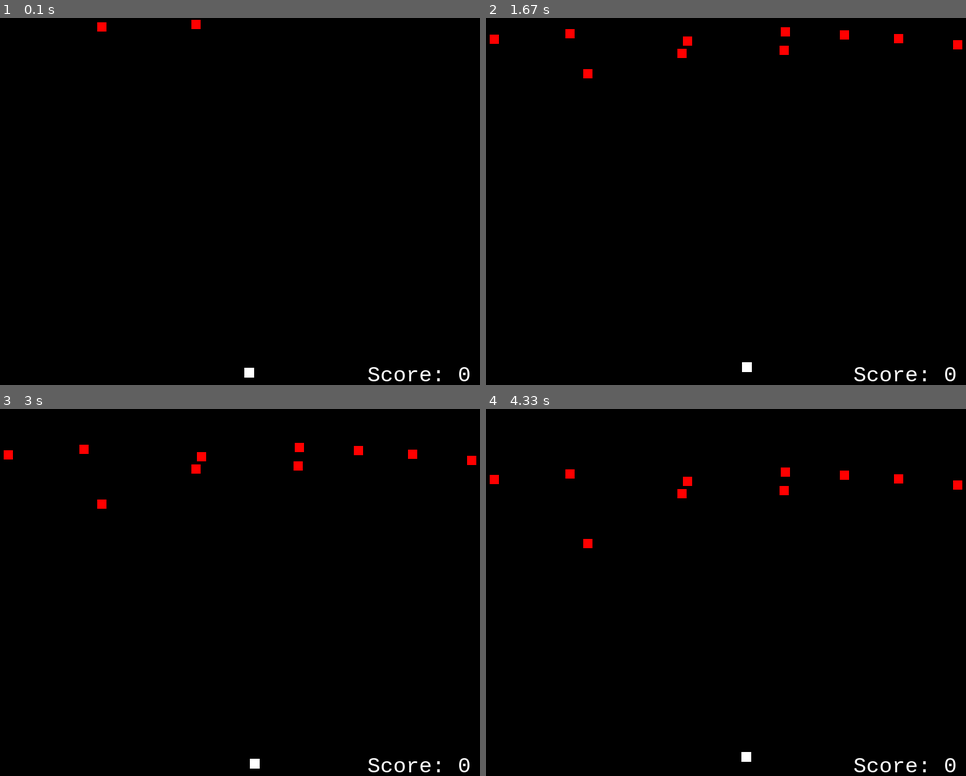
Above: before the commit, frames 1-4 (two rows, left to right).
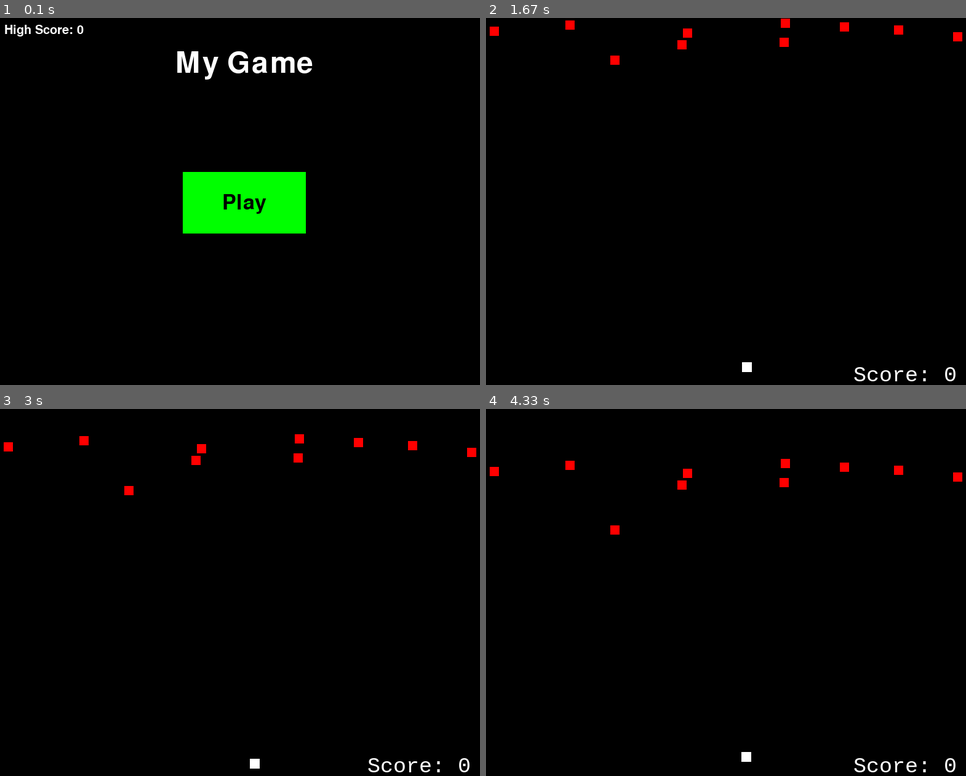
Above: after the commit, the same moments.

Repository: CS2613-WI24-FR01B/exploration-activity-1-MythicalTurtle
Game: pygame game, started from Pygame.py
Same seed, same stepped clock (60 frames per second), same inputs: the game is played once before the commit and once after it.
Inputs (mouse positions are in pixels of both pictures, inside the frame that each line leads up to):
- Up to frame 1 (0.1 s): no input
- Up to frame 2 (1.67 s): click (730, 201) at 0.38 s, where only the run after the commit has a clickable "Play"; hold Right 0.67-1.13 s; move the mouse to (711, 219) at 0.7 s; hold Up 1.17-1.47 s; hold Right from 1.5 s (still down)
- Up to frame 3 (3 s): release Right at 1.97 s; hold Left 2-2.53 s; hold Down 2.57-2.87 s; hold Left from 2.9 s (still down)
- Up to frame 4 (4.33 s): release Left at 3.3 s; hold Up 3.33-3.7 s; hold Right from 3.73 s (still down)

The runs differ from the first frame. In frame 1, 5.5% of the frame differs, in the area x 1-98%, y 0-99%; in frame 2, 0.9%; in frame 3, 0.9%; in frame 4, 0.9%.

Commit message:
Added main menu and game over screen + high score

Diff:
--- a/Pygame.py
+++ b/Pygame.py
@@ -11,6 +11,33 @@
 BLACK = (0, 0, 0)
 WHITE = (255, 255, 255)
 RED = (255, 0, 0)
+GREEN = (0, 255, 0)
+BLUE = (0, 0, 255)
+
+#Fonts
+pygame.font.init()  # Initialize font module
+title_font = pygame.font.SysFont("comicsans", 70)
+button_font = pygame.font.SysFont("comicsans", 50)
+score_font = pygame.font.SysFont("comicsans", 30)
+
+#Game over fonts
+game_over_font = pygame.font.SysFont("comicsans", 70)
+options_font = pygame.font.SysFont("comicsans", 50)
+
+#High score
+high_score = 0
+
+#Button dimensions and position
+button_width = 200
+button_height = 100
+button_x = SCREEN_WIDTH // 2 - button_width // 2
+button_y = SCREEN_HEIGHT // 2 - button_height // 2
+
+#replay buttons
+replay_button_width = 200
+replay_button_height = 100
+replay_button_x = SCREEN_WIDTH // 2 - replay_button_width // 2
+replay_button_y = SCREEN_HEIGHT // 2 + 50  #Under the Game Over text
 
 #Player
 player_size = 16
@@ -29,8 +56,8 @@
 bullet_speed = 20
 bullet_list = []
 
-
 score = 0
+game_state = "menu" #Possible states: "menu", "playing", "game_over"
 
 def drop_enemies(enemy_list):
     delay = random.random()
@@ -121,46 +148,126 @@
     label = font.render(score_text, 1, WHITE)
     screen.blit(label, (SCREEN_WIDTH - 200, SCREEN_HEIGHT -40))
 
-
-#Game Loop
+def main_menu():
+    global game_state  #Access the global game_state variable
+    menu_running = True
+    while menu_running:
+        draw_main_menu(high_score)
+        for event in pygame.event.get():
+            if event.type == pygame.QUIT:
+                return "quit"  #Return a state indicating the game should quit
+            if event.type == pygame.MOUSEBUTTONDOWN:
+                mouse_x, mouse_y = pygame.mouse.get_pos()
+                if button_x <= mouse_x <= button_x + button_width and button_y <= mouse_y <= button_y + button_height:
+                    game_state = "playing"  #Update game state to start playing
+                    menu_running = False
+    return game_state
+
+
+def draw_main_menu(high_score):
+    screen.fill(BLACK)
+    #Title
+    title_text = title_font.render("My Game", True, WHITE)
+    screen.blit(title_text, (SCREEN_WIDTH // 2 - title_text.get_width() // 2, 50))
+
+    #Play Button
+    pygame.draw.rect(screen, GREEN, (button_x, button_y, button_width, button_height))
+    button_text = button_font.render("Play", True, BLACK)
+    screen.blit(button_text, (button_x + button_width // 2 - button_text.get_width() // 2, button_y + button_height // 2 - button_text.get_height() // 2))
+
+    #High Score
+    high_score_text = score_font.render(f"High Score: {high_score}", True, WHITE)
+    screen.blit(high_score_text, (10, 10))
+
+    pygame.display.update()
+
+def draw_game_over_menu():
+    screen.fill(BLACK)
+    #Game over text on screen
+    game_over_text = game_over_font.render("Game Over", True, RED)
+    screen.blit(game_over_text, (SCREEN_WIDTH // 2 - game_over_text.get_width() // 2, SCREEN_HEIGHT // 2 - game_over_text.get_height() // 2 - 50))
+
+    #Replay/ play again button
+    pygame.draw.rect(screen, GREEN, (replay_button_x, replay_button_y, replay_button_width, replay_button_height))
+    replay_text = options_font.render("Replay", True, BLACK)
+    screen.blit(replay_text, (replay_button_x + replay_button_width // 2 - replay_text.get_width() // 2, replay_button_y + replay_button_height // 2 - replay_text.get_height() // 2))
+
+    pygame.display.update()
+
+def game_over_screen():
+    global game_state
+    game_over_running = True
+    while game_over_running:
+        draw_game_over_menu()
+        for event in pygame.event.get():
+            if event.type == pygame.QUIT:
+                return "quit"
+            if event.type == pygame.MOUSEBUTTONDOWN:
+                #Define replay_button bounds as you did for the play button
+                mouse_x, mouse_y = pygame.mouse.get_pos()
+                if replay_button_x <= mouse_x <= replay_button_x + replay_button_width and replay_button_y <= mouse_y <= replay_button_y + replay_button_height:
+                    game_state = "menu"  #Or directly "playing" if restarting the game
+                    game_over_running = False
+    return game_state
+
+
+def game_loop():
+    global score, player_pos, enemy_list, game_state  #Access global variables
+    #Initialize/reset game state variables as needed
+    score = 0
+    player_pos = [SCREEN_WIDTH // 2, SCREEN_HEIGHT - 2 * player_size]
+    enemy_list = [{"pos": [random.randint(0, SCREEN_WIDTH - enemy_size), 0], "speed": enemy_speed}]
+
+    while True:
+        for event in pygame.event.get():
+            if event.type == pygame.QUIT:
+                return "quit"
+
+        #Player movement
+        keys = pygame.key.get_pressed()
+        if keys[pygame.K_LEFT] and player_pos[0] > 0:
+            player_pos[0] -= player_speed
+
+        if keys[pygame.K_RIGHT] and player_pos[0] + player_size < SCREEN_WIDTH:
+            player_pos[0] += player_speed
+
+        if keys[pygame.K_UP] and player_pos[1] > 0:
+            player_pos[1] -= player_speed
+
+        if keys[pygame.K_DOWN] and player_pos[1] < SCREEN_HEIGHT-player_size:
+            player_pos[1] += player_speed
+
+
+        screen.fill(BLACK)
+
+        #Enemy updates
+        drop_enemies(enemy_list)
+        score = update_enemy_positions(enemy_list, score)
+        draw_enemies(enemy_list)
+
+
+        #Display in-game
+        show_score(score)
+
+
+
+        pygame.draw.rect(screen, WHITE, (player_pos[0], player_pos[1], player_size, player_size))
+        pygame.display.update()
+
+        #Check for collision with player
+        if collision_check(enemy_list, player_pos):
+            game_state = "game_over"
+            return game_state  #Return to transition to the game over screen
+
 while True:
-    for event in pygame.event.get():
-        if event.type == pygame.QUIT:
-            pygame.quit()
-            sys.exit()
-
-    #Player movement
-    keys = pygame.key.get_pressed()
-    if keys[pygame.K_LEFT] and player_pos[0] > 0:
-        player_pos[0] -= player_speed
-
-    if keys[pygame.K_RIGHT] and player_pos[0] + player_size < SCREEN_WIDTH:
-        player_pos[0] += player_speed
-
-    if keys[pygame.K_UP] and player_pos[1] > 0:
-        player_pos[1] -= player_speed
-
-    if keys[pygame.K_DOWN] and player_pos[1] < SCREEN_HEIGHT-player_size:
-        player_pos[1] += player_speed
-
-
-    screen.fill(BLACK)
-
-    #Enemy updates
-    drop_enemies(enemy_list)
-    score = update_enemy_positions(enemy_list, score)
-    draw_enemies(enemy_list)
-
-
-    #Check for collision with player
-    if collision_check(enemy_list, player_pos):
-        print(f"Game Over! Your final score is {score}.")
+    if game_state == "menu":
+        game_state = main_menu()
+    elif game_state == "playing":
+        game_state = game_loop()
+    elif game_state == "game_over":
+        if (score > high_score):
+            high_score = score
+        game_state = game_over_screen()
+    elif game_state == "quit":
         pygame.quit()
         sys.exit()
-
-    #Display
-    show_score(score)
-
-
-    pygame.draw.rect(screen, WHITE, (player_pos[0], player_pos[1], player_size, player_size))
-    pygame.display.update()
Renamed: SomethingThatDoesntHaveSpacesInItIdeally/Red_Ball.png -> Enemy.png
Renamed: SomethingThatDoesntHaveSpacesInItIdeally/Twinkle_Flying.gif -> Player.gif
Binary file removed: SomethingThatDoesntHaveSpacesInItIdeally/Blue_Ball.png
Binary file removed: SomethingThatDoesntHaveSpacesInItIdeally/Blue_Bubble.png
Binary file removed: SomethingThatDoesntHaveSpacesInItIdeally/Blue_Shard.png
Binary file removed: SomethingThatDoesntHaveSpacesInItIdeally/Blue_Star.png
Binary file removed: SomethingThatDoesntHaveSpacesInItIdeally/Green_Ball.png
Binary file removed: SomethingThatDoesntHaveSpacesInItIdeally/Green_Bullet.png
Binary file removed: SomethingThatDoesntHaveSpacesInItIdeally/Green_Star.png
Binary file removed: SomethingThatDoesntHaveSpacesInItIdeally/Orange_Ball.png
Binary file removed: SomethingThatDoesntHaveSpacesInItIdeally/Orange_Rice.png
Binary file removed: SomethingThatDoesntHaveSpacesInItIdeally/Orange_Star.png
(and 25 more such lines)
